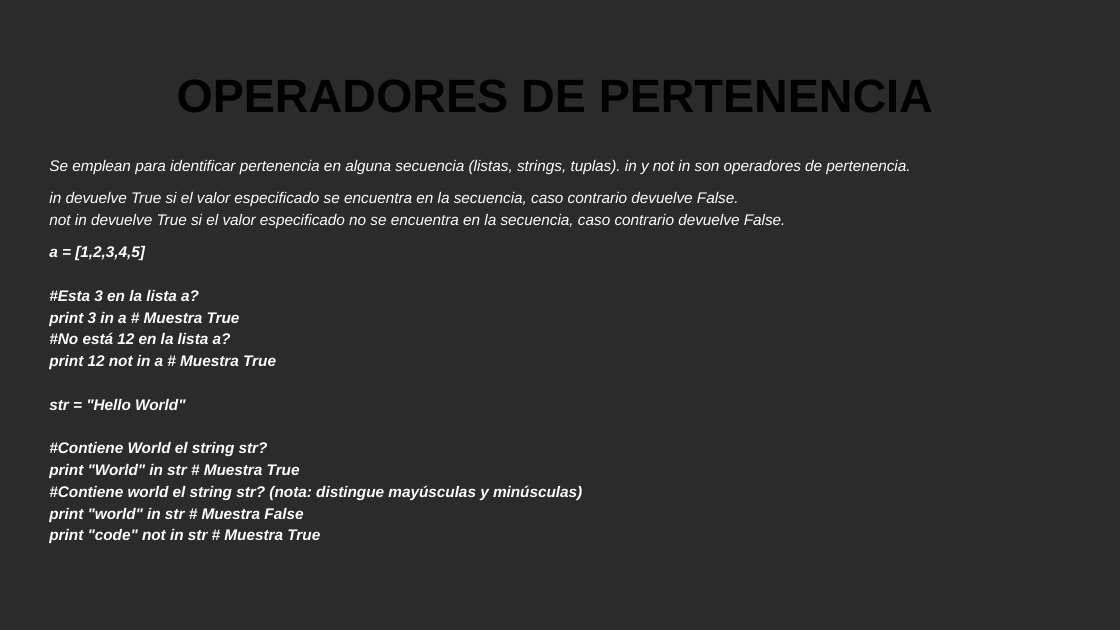
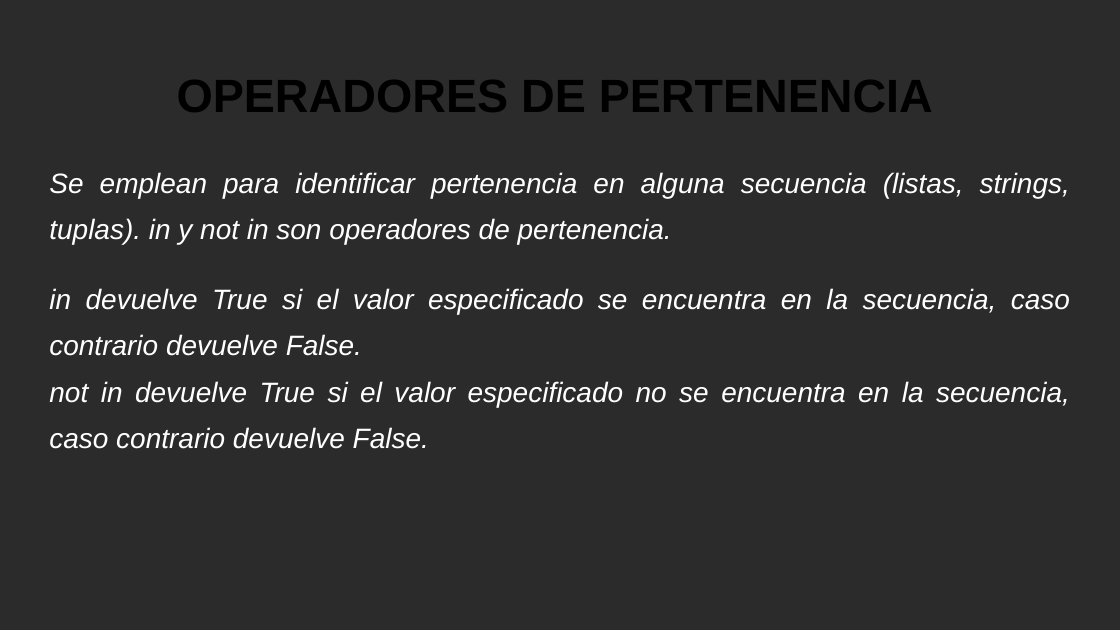
Before and after one commit to NamuKimera/CursoLogicaProgramacion, a slide deck: slide 7 of CLASE 2/LOGICA DE PROGRAMACION Clase 2.pptx. Drawn at 1120x630 pixels with LibreOffice and Linux fonts; fonts in the diff are those of the drawing; background and template pictures are left out; a plain dark background stands for a picture behind light text. Boxes give left, top, right and bottom in pixels: in the first picture for what was removed or moved away, otherwise in the second. Text is boxed around its words. In the diff, an @@ line names an element or a change of style, - is before the commit and + after.

```diff
--- a/CLASE 2/LOGICA DE PROGRAMACION Clase 2.pptx
+++ b/CLASE 2/LOGICA DE PROGRAMACION Clase 2.pptx
@@ text "Se emplean para identificar pertenencia ..." at [49, 172, 1070, 449]: size 9.9 to 18 pt; line spacing 1.18 to 1.38 @@
@@ text at [49, 246, 582, 543]: paragraphs removed @@
-a = [1,2,3,4,5]
-#Esta 3 en la lista a?
-print 3 in a # Muestra True
-#No está 12 en la lista a?
-print 12 not in a # Muestra True
-str = "Hello World"
-#Contiene World el string str?
-print "World" in str # Muestra True
-#Contiene world el string str? (nota: distingue mayúsculas y minúsculas)
-print "world" in str # Muestra False
-print "code" not in str # Muestra True
```
Also in this commit, not shown: 1 other slide changed.
